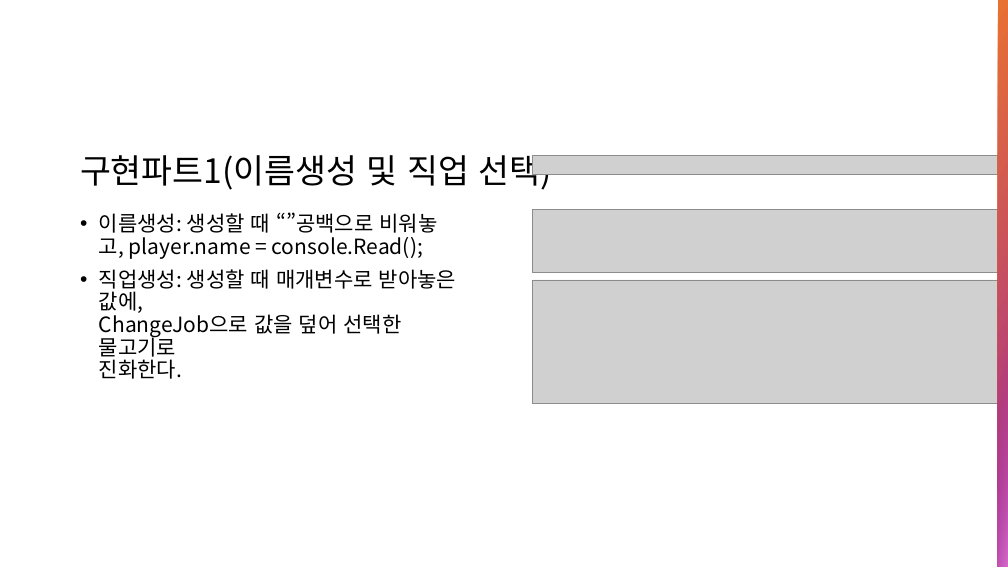
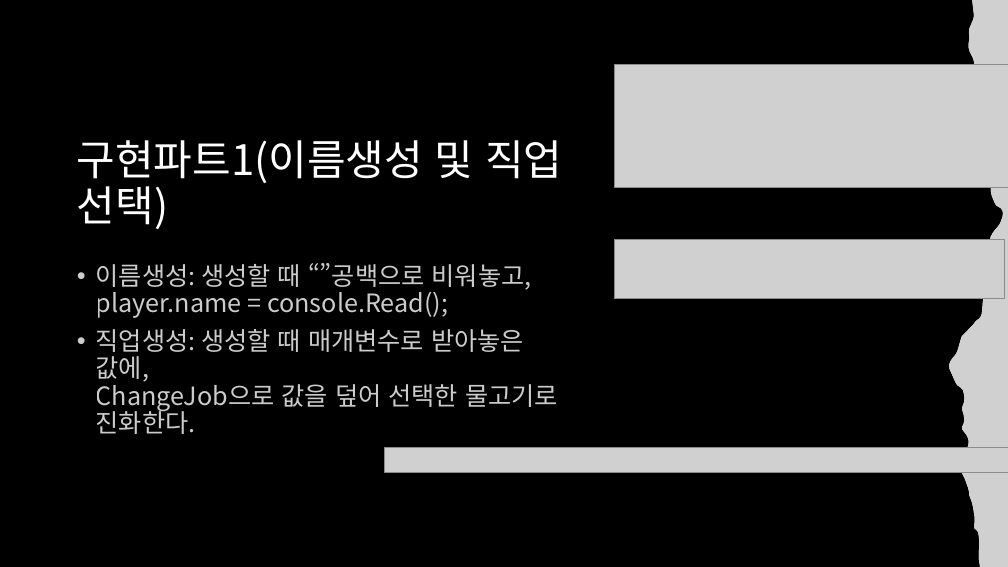
Before and after one commit to sh010207/TextRPG, a slide deck: slide 7 of 수조.pptx. Drawn at 1008x567 pixels with LibreOffice and Linux fonts; fonts in the diff are those of the drawing; grey boxes stand for pictures. Boxes give left, top, right and bottom in pixels: in the first picture for what was removed or moved away, otherwise in the second. Text is boxed around its words. In the diff, an @@ line names an element or a change of style, - is before the commit and + after.

Commit message:
ppt

```diff
--- a/수조.pptx
+++ b/수조.pptx
@@ background #FFFFFF to #000000 @@
@@ freeform shape added at <box>949,0,1008,567</box>, fill #FFFFFF @@
@@ picture added at <box>949,0,1008,567</box> @@
@@ rectangle removed at <box>998,0,1008,567</box> @@
@@ picture: place and size @@
-picture at <box>533,280,998,403</box>
+picture at <box>614,64,1008,188</box>
@@ title "구현파트1(이름생성 및 직업 선택)": place and size @@
-title "구현파트1(이름생성 및 직업 선택)" at <box>80,155,553,190</box>
+title "구현파트1(이름생성 및 직업 선택)" at <box>77,140,562,229</box>
@@ title "구현파트1(이름생성 및 직업 선택)" at <box>77,140,562,229</box>: size 32 to 40 pt, text colour #000000 to #FFFFFF; vertical alignment bottom to top @@
@@ text "이름생성: 생성할 때 “”공백으로 비워놓고, ...": place and size @@
-text "이름생성: 생성할 때 “”공백으로 비워놓고, ..." at <box>99,212,456,379</box>
+text "이름생성: 생성할 때 “”공백으로 비워놓고, ..." at <box>96,263,558,434</box>
@@ text "이름생성: 생성할 때 “”공백으로 비워놓고, ..." at <box>96,263,558,434</box>: size 20 to 24 pt, text colour #000000 to #FFFFFF at 80% opacity @@
@@ picture: place and size @@
-picture at <box>533,209,998,272</box>
+picture at <box>614,240,1004,298</box>
@@ rectangle removed at <box>998,292,1008,567</box> @@
@@ picture: place and size @@
-picture at <box>533,155,998,174</box>
+picture at <box>385,447,1008,472</box>
```
Also in this commit, not shown: 20 other slides changed, 1 slide added, 2 slides removed.
